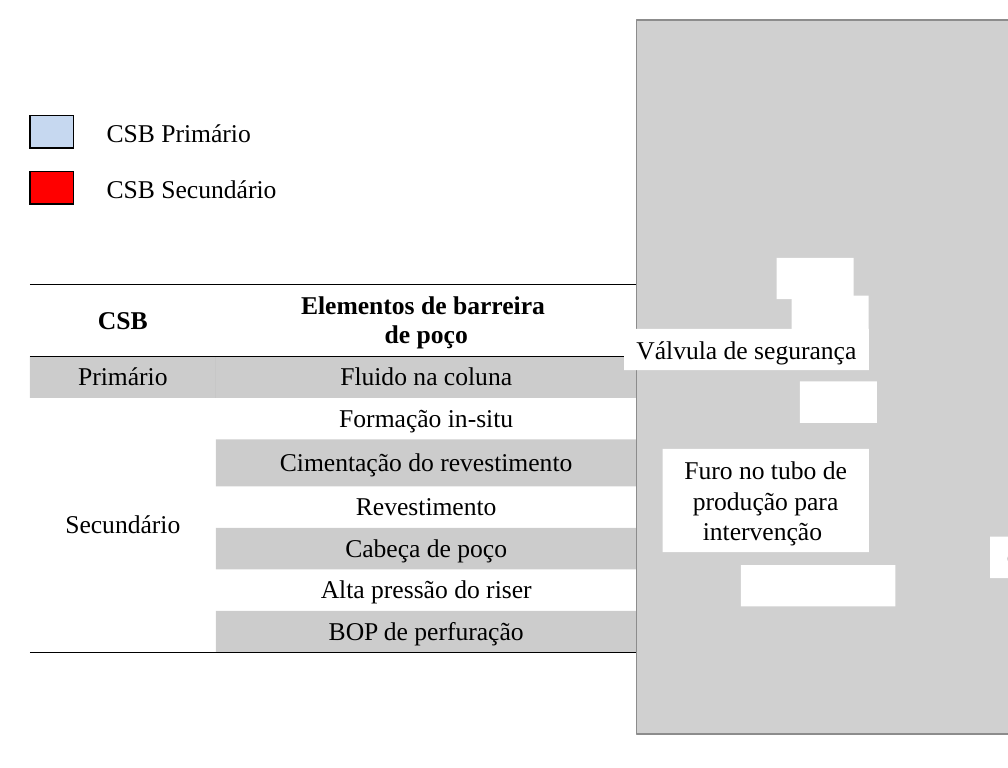
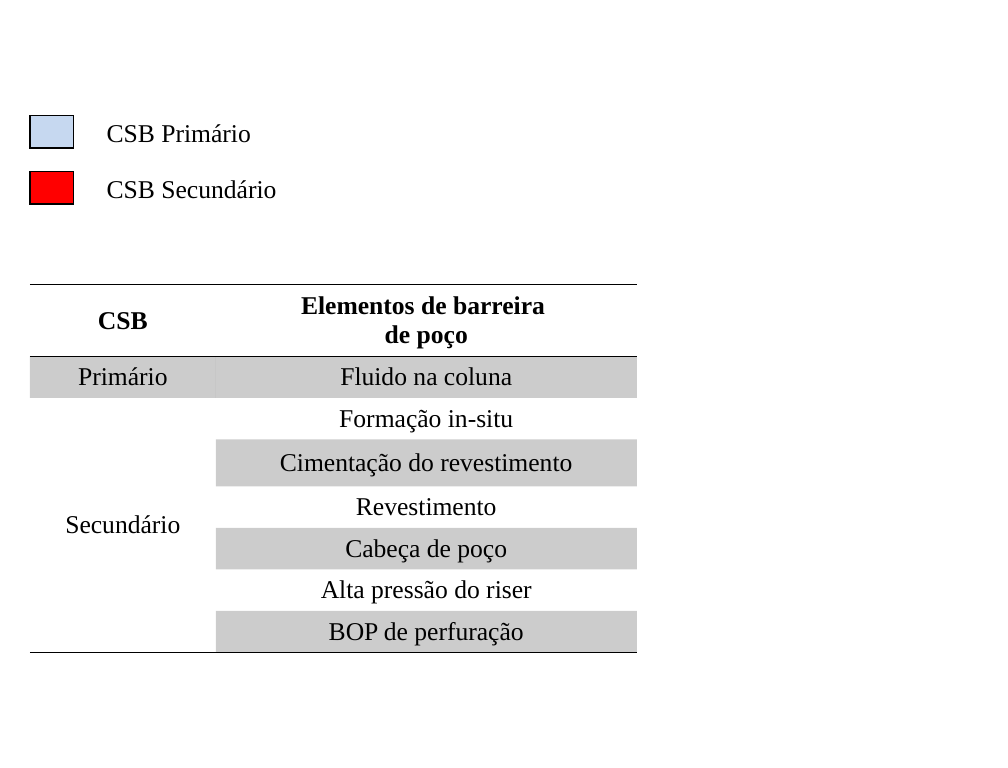
Before and after one commit to otaviobarodrigues/engpet, a slide deck: slide 1 of Figures/CSB.pptx. Drawn at 1008x768 pixels with LibreOffice and Linux fonts; fonts in the diff are those of the drawing; grey boxes stand for pictures; background and template pictures are left out. Boxes give left, top, right and bottom in pixels: in the first picture for what was removed or moved away, otherwise in the second. Text is boxed around its words. In the diff, an @@ line names an element or a change of style, - is before the commit and + after.

Commit message:
Ajustando a figura do grafico + figura do kick evoluindo para blowoout

```diff
--- a/Figures/CSB.pptx
+++ b/Figures/CSB.pptx
@@ picture removed at (637,20,1008,734) @@
@@ rectangle removed at (776,258,853,299) @@
@@ rectangle removed at (792,296,869,337) @@
@@ rectangle removed at (624,329,869,370) @@
-Válvula de segurança
@@ rectangle removed at (800,382,877,423) @@
@@ rectangle removed at (663,449,869,552) @@
-Furo no tubo de produção para intervenção
@@ rectangle removed at (991,537,1008,578) @@
-Comunicação
@@ rectangle removed at (742,565,896,606) @@
```
Also in this commit, not shown: 1 slide added, 8 other files.
